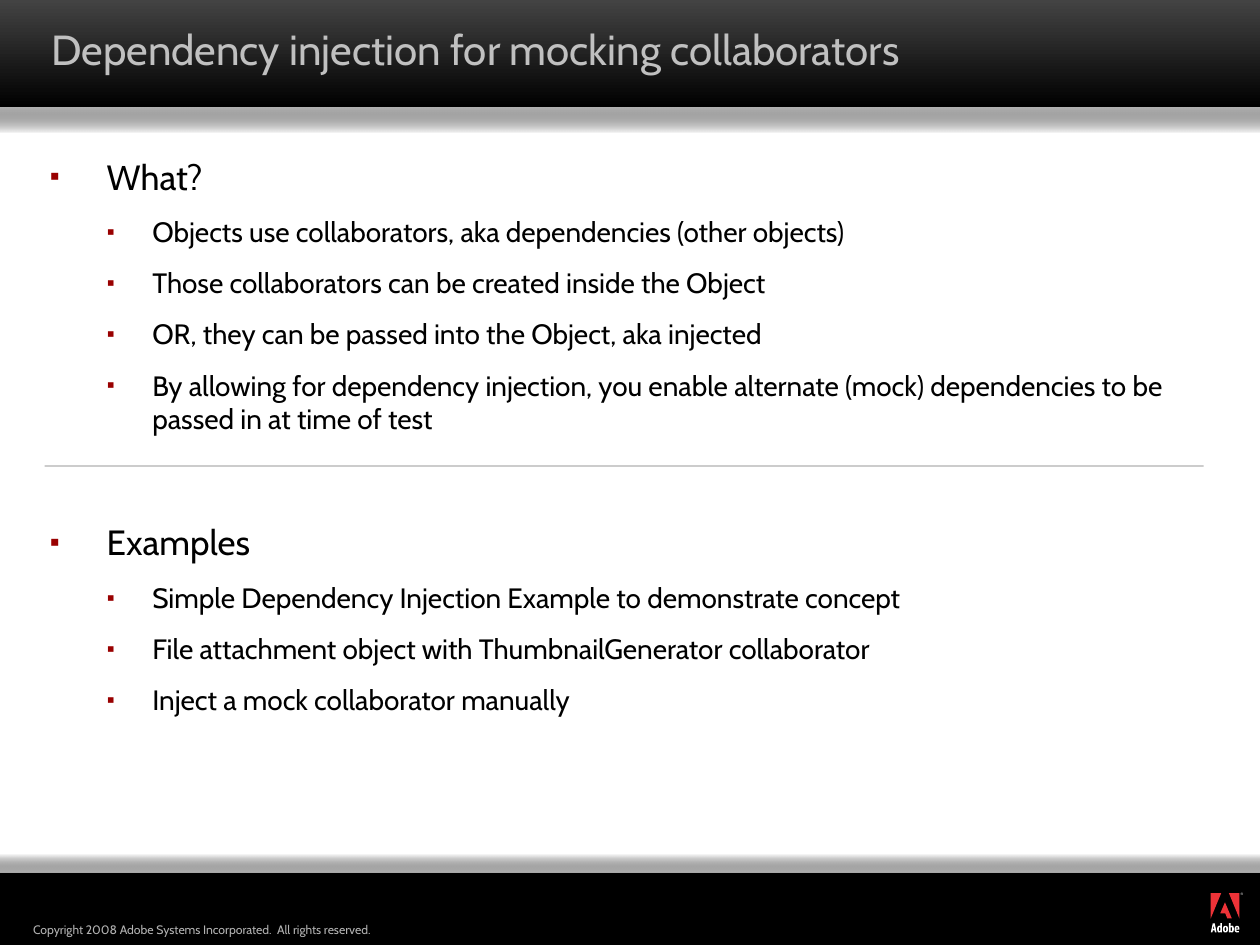
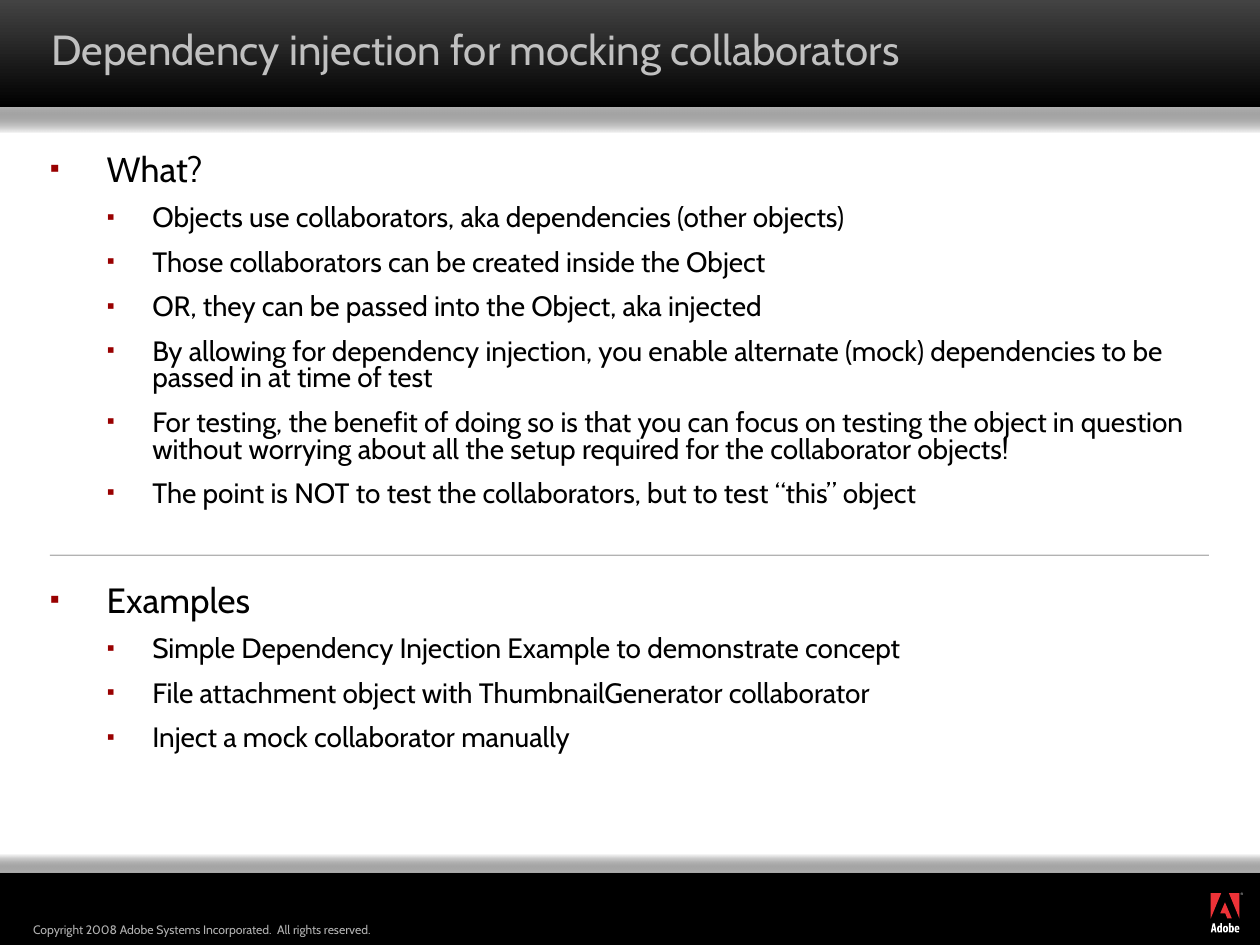
Before and after one commit to marcesher/mxunit-cfmeetups, a slide deck: slide 12 of max08/Marc_Esher_Bill_Shelton_AdvancedPatternsForColdfusionTestAutomation_draft1.pdf.ppt (slide 11 before the commit). Drawn at 1260x945 pixels with LibreOffice and Linux fonts; fonts in the diff are those of the drawing; background and template pictures are left out. Boxes give left, top, right and bottom in pixels: in the first picture for what was removed or moved away, otherwise in the second. Text is boxed around its words. In the diff, an @@ line names an element or a change of style, - is before the commit and + after.

```diff
--- a/max08/Marc_Esher_Bill_Shelton_AdvancedPatternsForColdfusionTestAutomation_draft1.pdf.ppt
+++ b/max08/Marc_Esher_Bill_Shelton_AdvancedPatternsForColdfusionTestAutomation_draft1.pdf.ppt
@@ text at (x1=107, y1=155, x2=1163, y2=754): line spacing 1 to 0.8 @@
@@ text at (x1=152, y1=411, x2=1183, y2=510): paragraphs added @@
+  ▪ For testing, the benefit of doing so is that you can focus on testing the object in question without worrying about all the setup required for the collaborator objects!
+  ▪ The point is NOT to test the collaborators, but to test “this” object
@@ line moved from (44, 466) - (1203, 466) to (50, 556) - (1208, 556) @@
```
Also in this commit, not shown: 1 other slide changed, 3 slides added.
